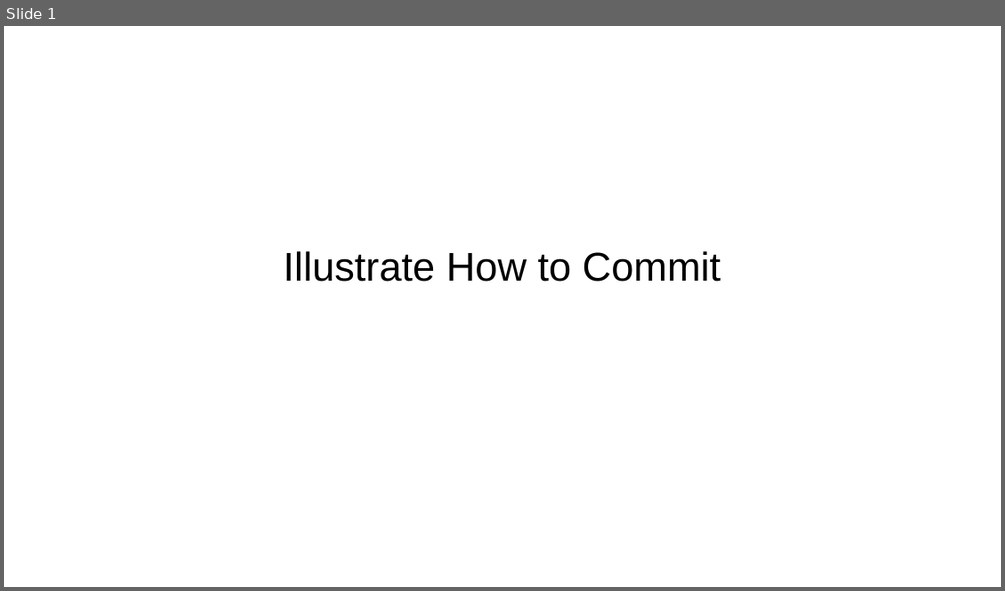
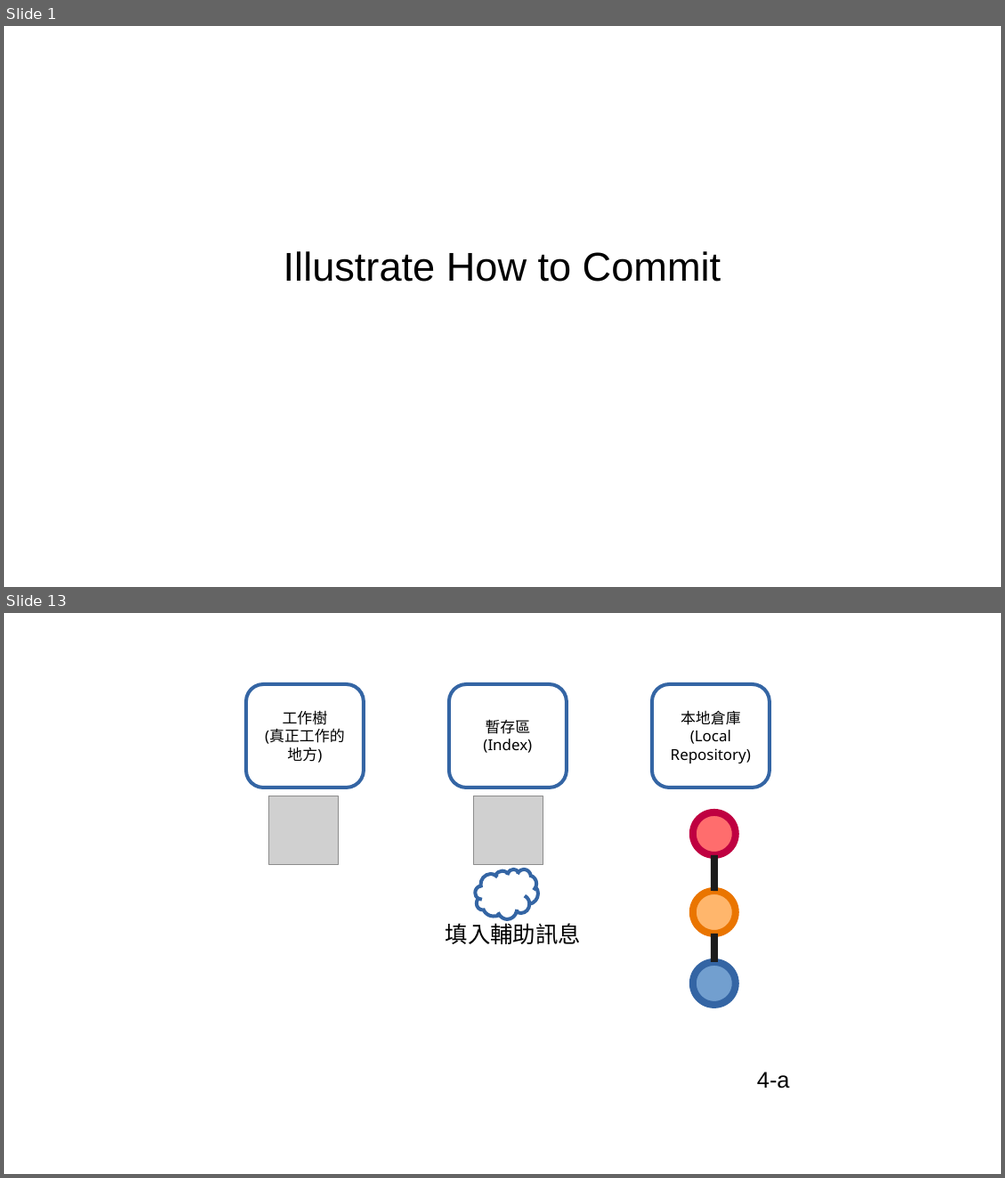
Before and after one commit to lonelyshore/intergitive, a slide deck: drawings/common/commit-one-file.odp. Shown one above the other, each under a label of ours: slide 1 before the commit, slides 1 and 13 after it; the slides between them are not shown. The pictures are 1005x591 and 1005x1178 pixels, drawn with LibreOffice and Linux fonts; fonts in the diff are those of the drawing; grey boxes stand for pictures. Boxes give left, top, right and bottom in pixels: in the first picture for what was removed or moved away, otherwise in the second. Text is boxed around its words. In the diff, an @@ line names an element or a change of style, - is before the commit and + after.

```diff
--- a/drawings/common/commit-one-file.odp
+++ b/drawings/common/commit-one-file.odp
@@ slide 13 added at <box>4,613,1001,1174</box>, background #FFFFFF @@
@@ rounded rectangle added at <box>246,684,364,787</box>, fill #FFFFFF, outline #3465A4 2.83 pt, 12 pt, text #000000 @@
+工作樹
+(真正工作的地方)
@@ rounded rectangle added at <box>449,684,566,787</box>, fill #FFFFFF, outline #3465A4 2.83 pt, 12 pt, text #000000 @@
+暫存區
+(Index)
@@ rounded rectangle added at <box>653,684,770,787</box>, fill #FFFFFF, outline #3465A4 2.83 pt, 12 pt, text #000000 @@
+本地倉庫
+(Local Repository)
@@ picture added at <box>269,795,338,865</box> @@
@@ picture added at <box>474,795,543,865</box> @@
@@ ellipse added at <box>693,812,736,854</box>, fill #FF6D6D, outline #BF0041 5.67 pt @@
@@ freeform shape added at <box>476,869,539,919</box>, outline #3465A4 2.83 pt @@
@@ line added from (714, 891) to (714, 855), #1C1C1C 5.67 pt @@
@@ ellipse added at <box>693,891,736,933</box>, fill #FFB66C, outline #EA7500 5.67 pt @@
@@ text added at <box>445,919,581,944</box>, 18 pt, text #000000 @@
+填入輔助訊息
@@ line added from (714, 962) to (714, 933), #1C1C1C 5.67 pt @@
@@ ellipse added at <box>693,962,736,1005</box>, fill #729FCF, outline #3465A4 5.67 pt @@
@@ text added at <box>757,1071,790,1088</box>, 18 pt, text #000000 @@
+4-a
```
Also in this commit, not shown: 6 slides changed, 20 other slides added, 3 other files.
